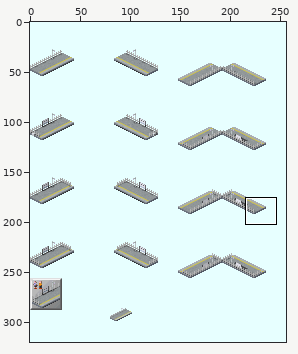
File history of a sprite sheet, source/platform-1s.png. The first picture is a wide view before the edit; the outline marks the close-up.
Close-up. The starting point:
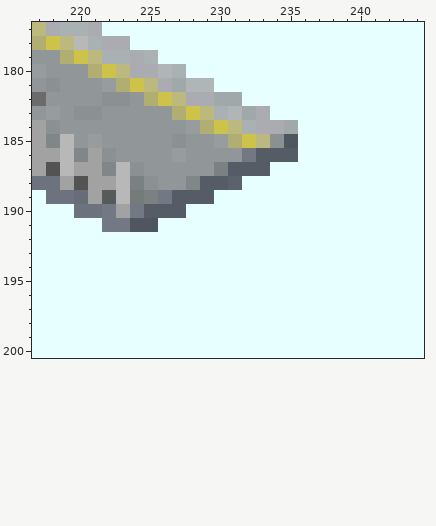
The file is 256x320 pixels. Colours within 5 levels of each other are drawn and written as one. Shown: x 217..244, y 177..200. The commit also changed other parts of the picture, which this record leaves out.
After:
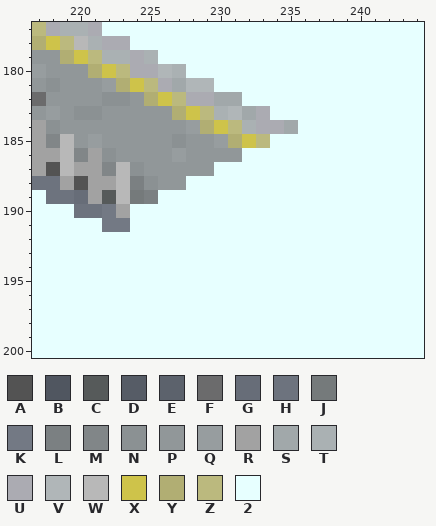
Palette (. is transparent): A #535353  B #505660  C #565a5a  D #565c66  E #5c626c  F #6b6b6c  G #676d78  H #6d737e  J #757a7b  K #737984  L #7b8082  M #818688  N #8b9193  P #919799  Q #979d9f  R #a2a2a2  S #a1a8aa  T #aab1b3  U #ababb2  V #b0b6b8  W #b8b8b8  X #cec34a  Y #b1ae73  Z #bbb97e  2 #e7ffff
Changes in this commit:
y 185: x 234..235 NB -> 22
y 186: x 232..235 KDDD -> 2222
y 187: x 230..233 LDDD -> 2222
y 188: x 228..231 MDDE -> 2222
y 189: x 226..229 KDDD -> 2222
y 190: x 224..227 KDDD -> 2222
y 191: x 224..225 BB -> 22
Boxes around the changes in both close-ups, in picture pixels (x1, y1, x2, y2):
changed: (130, 134, 298, 232)
